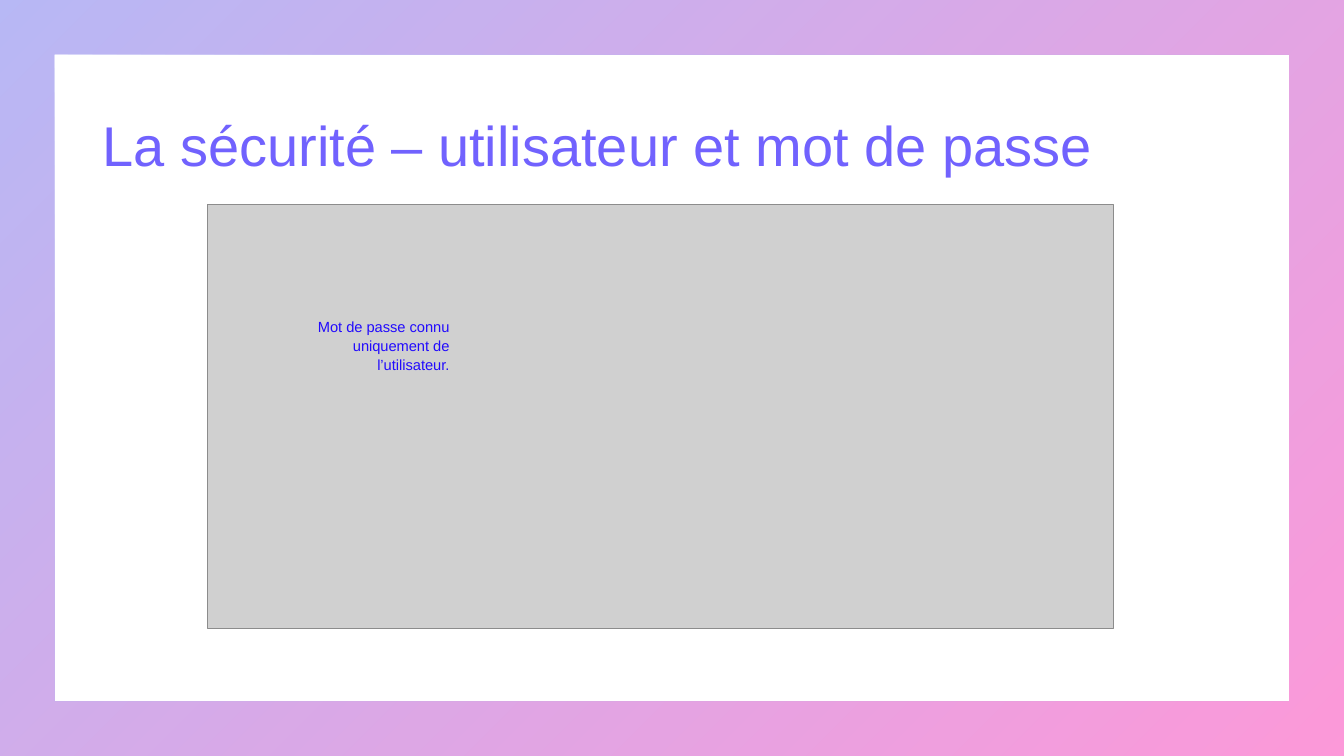
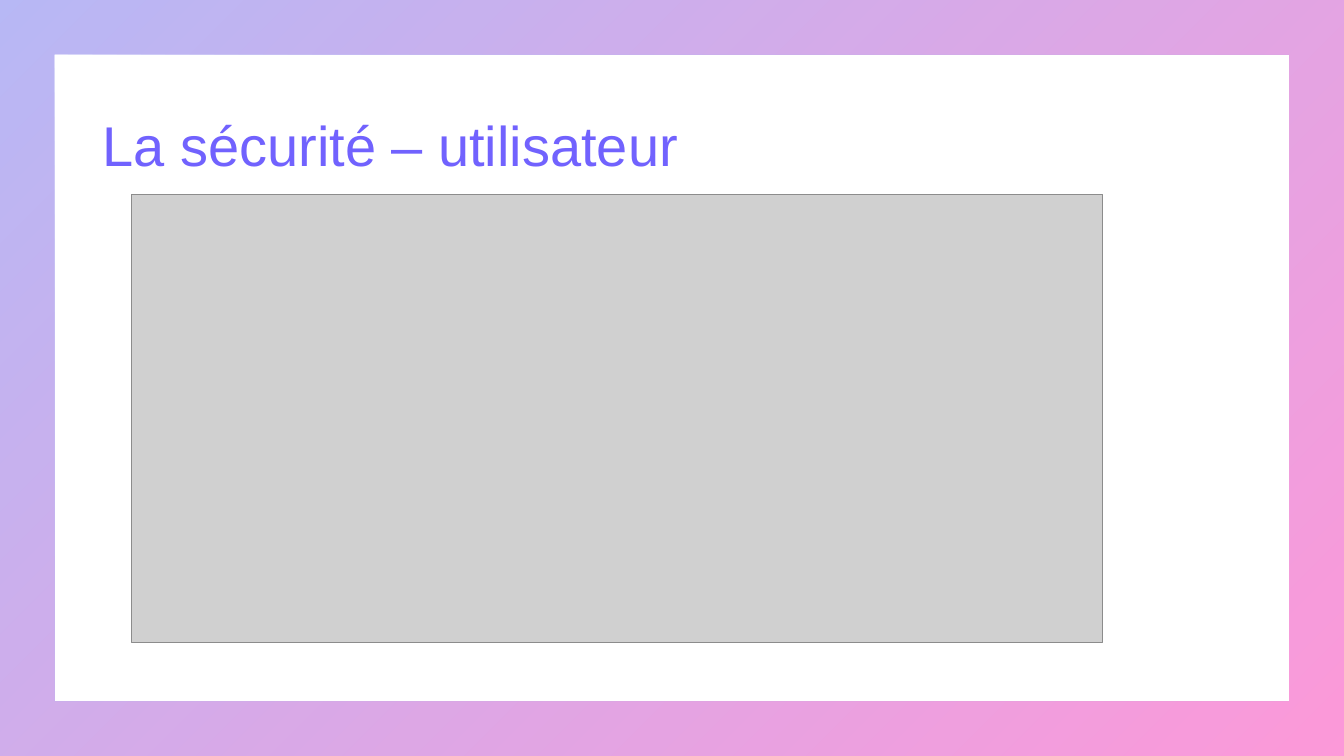
Before and after one commit to mapette/sos_immo_backend, a slide deck: slide 14 of doc/présentation V2.pptx. Drawn at 1344x756 pixels with LibreOffice and Linux fonts; fonts in the diff are those of the drawing; grey boxes stand for pictures. Boxes give left, top, right and bottom in pixels: in the first picture for what was removed or moved away, otherwise in the second. Text is boxed around its words. In the diff, an @@ line names an element or a change of style, - is before the commit and + after.

```diff
--- a/doc/présentation V2.pptx
+++ b/doc/présentation V2.pptx
@@ title at (102, 125, 677, 167): text changed @@
-La sécurité – utilisateur et mot de passe
+La sécurité – utilisateur
@@ picture: place and size @@
-picture at (208, 205, 1113, 628)
+picture at (132, 195, 1104, 643)
@@ text removed at (318, 321, 450, 370) @@
-Mot de passe connu uniquement de l’utilisateur.
```
Also in this commit, not shown: 8 other slides changed, 1 slide added, 6 other files.
